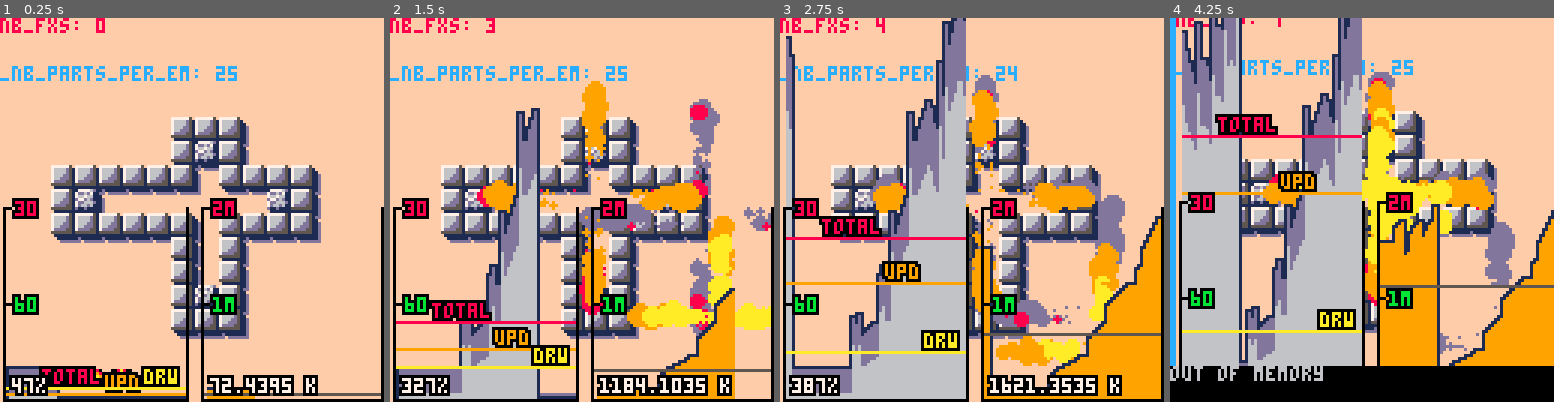
Above: before the commit, frames 1-4 (left to right).
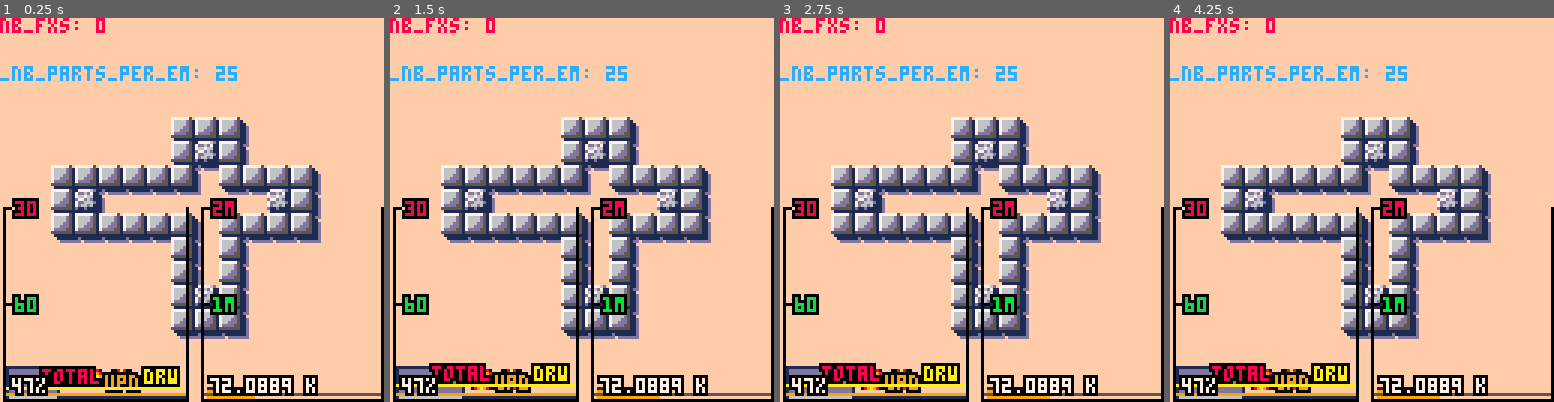
Above: after the commit, the same moments.

Repository: droune2001/nico_pico
Game: PICO-8 cartridge explo_dev.p8
Two runs of this game, one before a commit and one after it. Both use one fixed random seed, a clock stepped at 60 frames per second and the inputs below.
Inputs:
- Up to frame 1 (0.25 s): no input
- Up to frame 2 (1.5 s): tap X (X key) at 0.33, 1.07 s; tap O (Z key) at 0.7 s
- Up to frame 3 (2.75 s): hold Right 1.6-2.1 s; tap O (Z key) at 1.7, 2.1, 2.5 s; tap X (X key) at 1.85 s; hold Up 2.15-2.42 s; hold Right from 2.47 s (still down)
- Up to frame 4 (4.25 s): tap O (Z key) every 0.4 s from 2.9 to 4.1 s; tap X (X key) at 2.97, 4.08 s; release Right at 3.03 s; hold Left 3.08-3.58 s; hold Down 3.63-3.97 s; hold Right from 4.02 s (still down)

The runs differ from the first frame. In frame 1, 0.1% of the frame differs, in the area x 63-76%, y 93-99%; in frame 2, 25%; in frame 3, 36%; in frame 4, 62%, in the area x 0-100%, y 0-100%.

Commit message:
new particle array. not working.

Diff:
--- a/explo_dev.p8
+++ b/explo_dev.p8
@@ -216,31 +216,27 @@
  }
 end
 
--- todo: pass emit_time_left
 function create_emitter(t,max_nb_parts,cx,cy)
  return {
   x = cx or 0,
   y = cy or 0,
   particles = {},
   max_particles = max_nb_parts or 100,
-  first_free_cell = 1, -- 0 if full
+  nb_particles = 0,
 
   emit_time_left = t, -- put in emitters
-  nb_active_particles = 0, -- put in emitters
   is_active = false,
 
   init = function(this)
    this.is_active = true
    for i=1,this.max_particles do
-    add(this.particles,
-     {is_alive = false,
-         next_free_cell = i+1})
-   end
-   this.particles[this.max_particles].next_free_cell = 0
+    add(this.particles,{is_alive = false}) -- todo: trade a bool for computation, if need be.
+   end
   end,
 
   update = function(this,psx,psy)
 
+   -- emit
    if this.emit_time_left > 0 then
     this:emit(psx+this.x,psy+this.y)
     this.emit_time_left -= dt
@@ -249,6 +245,28 @@
     end
    end
 
+   -- update particles
+   for i=1,this.nb_particles do
+    local p = this.particles[i]
+    p.age -= dt
+    if p.age < 0 then
+     p.is_alive = 0 -- deprecated ?
+     -- swap p with the tail of acctive particles
+     -- note: dnt even need to put p at the end whn we
+     -- get rid of is_alive.
+     local tmp = this.particles[this.nb_particles]
+     this.particles[this.nb_particles] = p
+     this.particles[i] = tmp
+     tmp.age -= dt
+     -- todo: the swapped particle is no longer updated!!
+     -- and we are touching the index used in the for loop!!
+     -- use a while loop, abruti!
+     this.nb_particles -= 1
+    else
+     p:update()
+    end
+   end
+   --[[
    for i,p in pairs(this.particles) do
     if p.is_alive then
      p.age -= dt
@@ -263,9 +281,10 @@
      end
     end
    end
+   ]]
 
    -- check for end of fx
-   if this.nb_active_particles == 0 then
+   if this.nb_particles == 0 then
     if this.emit_time_left == 0 then
      this.is_active = false
     end
@@ -276,29 +295,20 @@
   -- move to specific emitter impl
   emit = function(this,px,py)
    local num_to_emit = this.n or 10
-   while this.first_free_cell > 0 and num_to_emit > 0 do
+   while this.nb_particles < this.max_particles and num_to_emit > 0 do
     -- pop head of list, list points to next
-    local f = this.first_free_cell
-    this.first_free_cell = this.particles[f].next_free_cell
-    -- problem is here. we dont use the particle, we overwrite it!!!
-    --this.particles[f] = e:spawn_particle(this.x,this.y)
+    local f = this.nb_particles + 1
     if this.spawn_particle ~= nil then
      this:spawn_particle(this.particles[f],px,py)
      num_to_emit -= 1
-     this.nb_active_particles += 1
+     this.nb_particles += 1
     end
    end
   end,
 
   draw = function(self)
-   if self.nb_active_particles > 0 then
-   -- todo: aray inst of linked list.
-   -- all active particles first.
-    for p in all(self.particles) do
-     if p.is_alive then
-      p:draw()
-     end
-    end
+   for i=1,self.nb_particles do
+    self.particles[i]:draw()
    end
   end
  }
